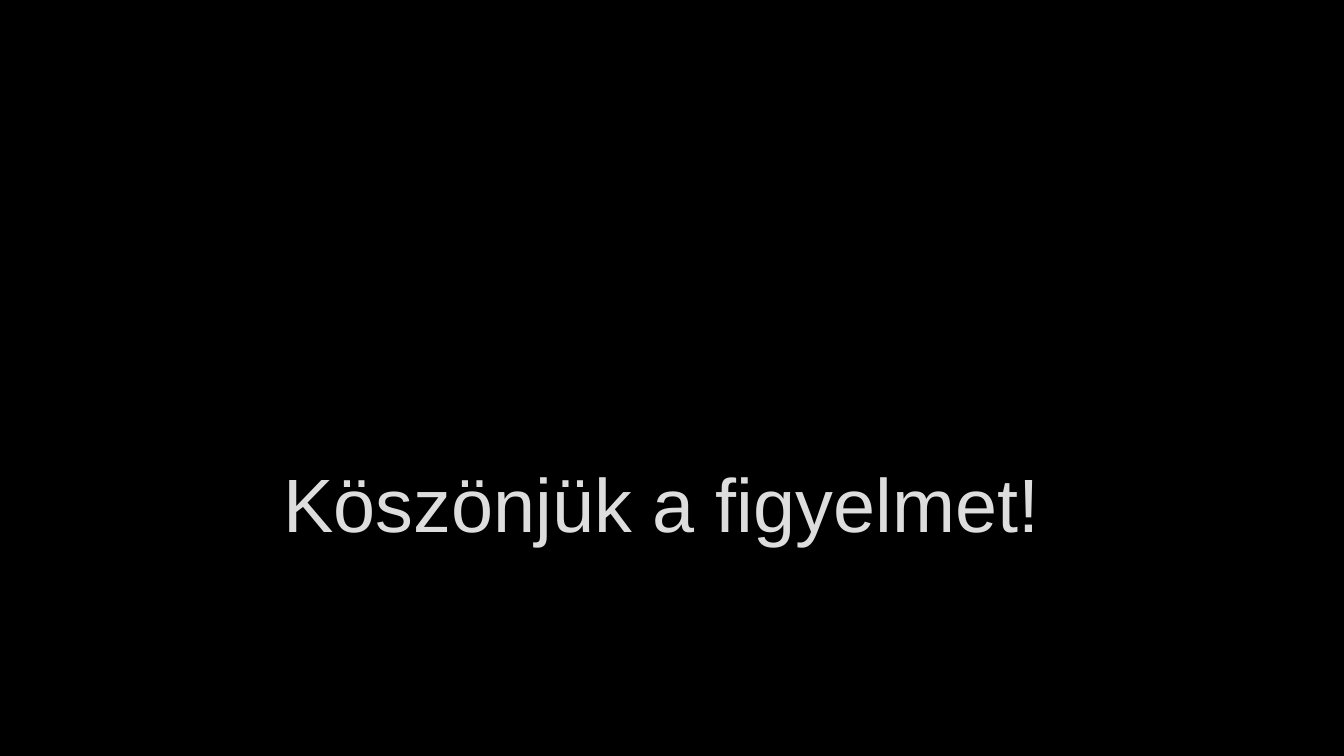
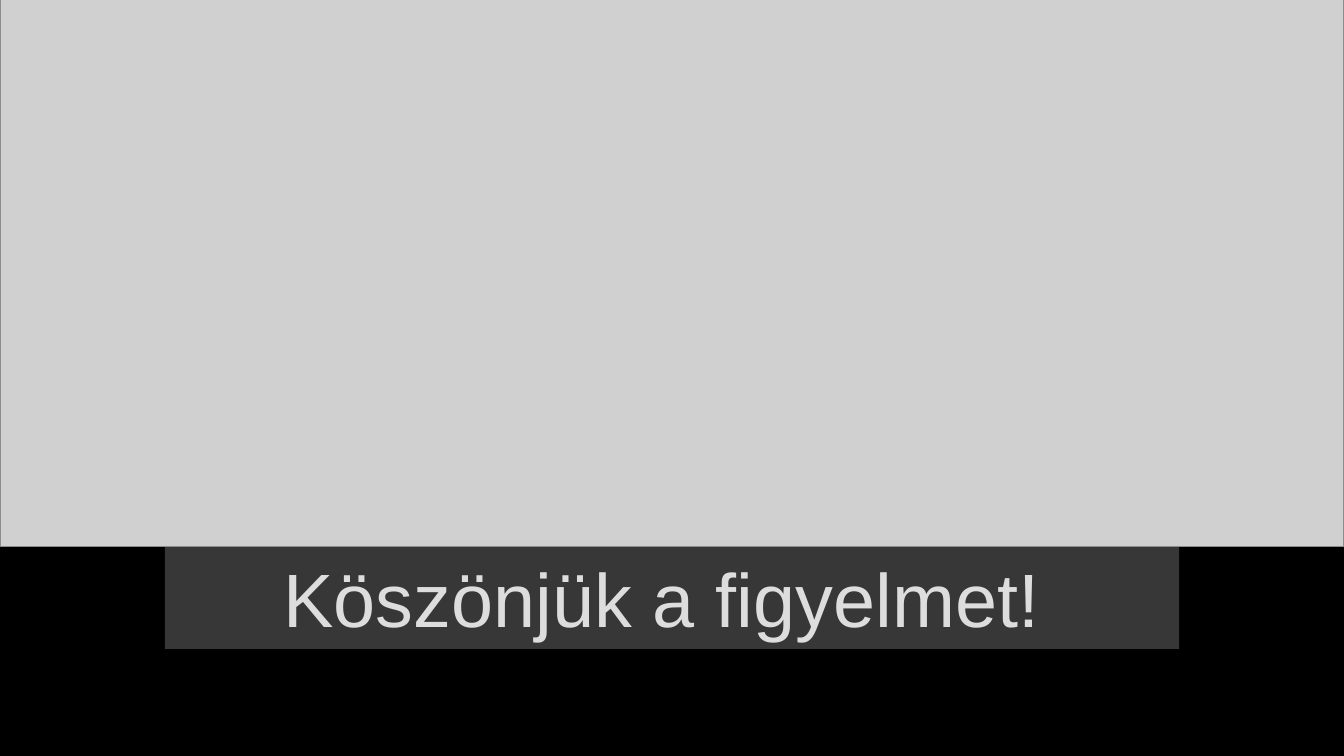
Before and after one commit to Akos21/ciganyok, a slide deck: slide 17 of Ppt/Magyar/nah_Id_win.pptx (slide 16 before the commit). Drawn at 1344x756 pixels with LibreOffice and Linux fonts; fonts in the diff are those of the drawing; grey boxes stand for pictures; background and template pictures are left out. Boxes give left, top, right and bottom in pixels: in the first picture for what was removed or moved away, otherwise in the second. Text is boxed around its words. In the diff, an @@ line names an element or a change of style, - is before the commit and + after.

```diff
--- a/Ppt/Magyar/nah_Id_win.pptx
+++ b/Ppt/Magyar/nah_Id_win.pptx
@@ picture added at <box>0,0,1344,547</box> @@
@@ rectangle "Köszönjük a figyelmet!": place and size @@
-rectangle "Köszönjük a figyelmet!" at <box>283,477,1039,546</box>
+rectangle "Köszönjük a figyelmet!" at <box>164,547,1179,649</box>
@@ rectangle "Köszönjük a figyelmet!" at <box>164,547,1179,649</box>: fill none to #373737 @@
```
Also in this commit, not shown: 1 slide added, 29 other files.
